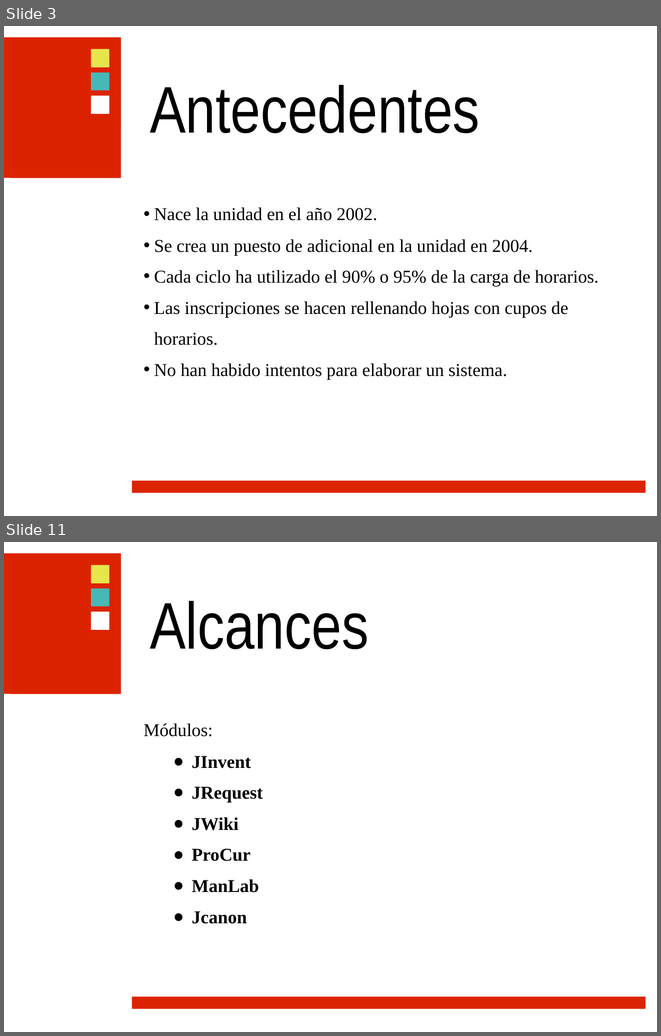
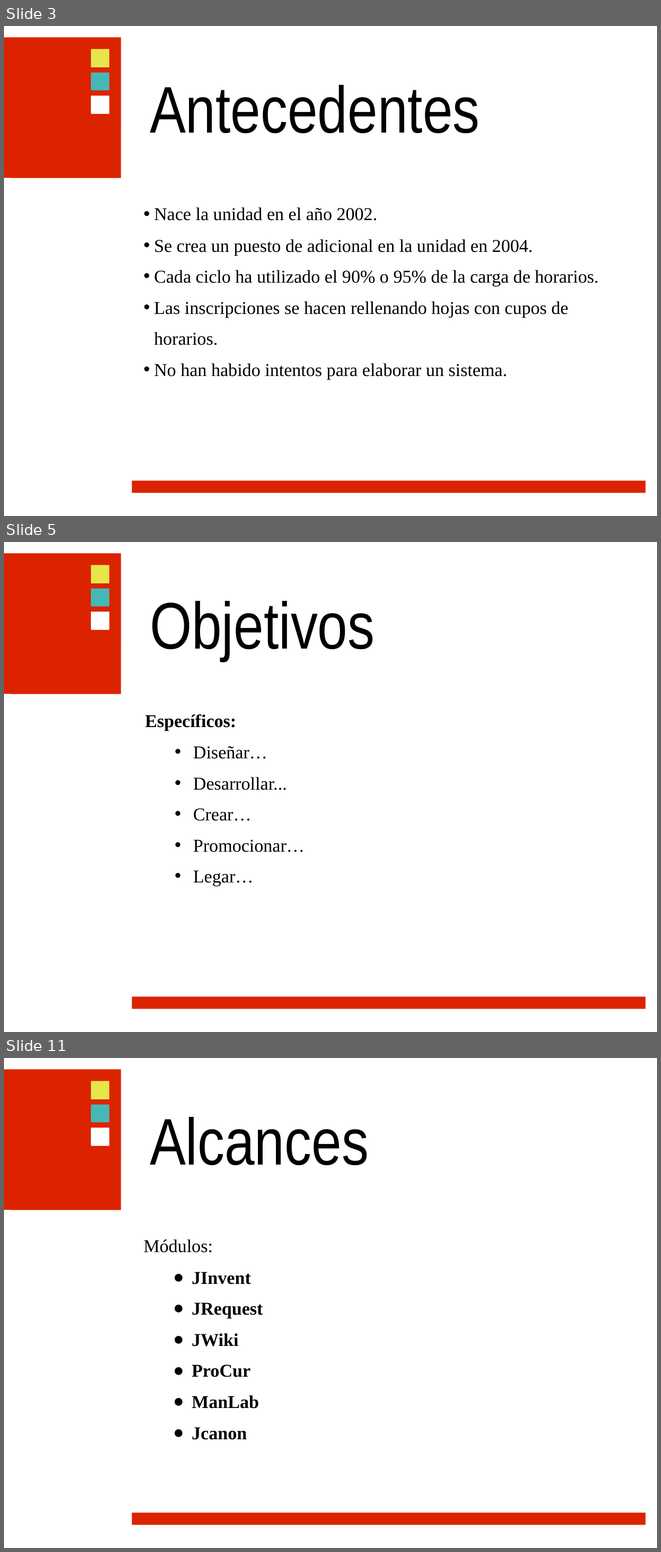
Before and after one commit to ramayac/jhard, a slide deck: presentaciones/primera defensa/jhard.ppt. Shown one above the other, each under a label of ours: slides 3 and 11 before the commit, slides 3, 5 and 11 after it; the slides between them are not shown. The pictures are 661x1036 and 661x1552 pixels, drawn with LibreOffice and Linux fonts; fonts in the diff are those of the drawing; background and template pictures are left out. Boxes give left, top, right and bottom in pixels: in the first picture for what was removed or moved away, otherwise in the second. Text is boxed around its words. In the diff, an @@ line names an element or a change of style, - is before the commit and + after.

```diff
--- a/presentaciones/primera defensa/jhard.ppt
+++ b/presentaciones/primera defensa/jhard.ppt
@@ slide 5 added at box(4, 542, 657, 1032), background picture (left out); not listed: 7 template elements that a slide beside it also shows @@
@@ text added at box(150, 601, 374, 660), 80 pt, text #000000 @@
+Objetivos
@@ text added at box(145, 714, 305, 886), 22 pt, text #000000 @@
+Específicos:
+  • Diseñar…
+  • Desarrollar...
+  • Crear…
+  • Promocionar…
+  • Legar…
```
Also in this commit, not shown: 5 slides changed, 1 other slide added, 2 slides removed.
